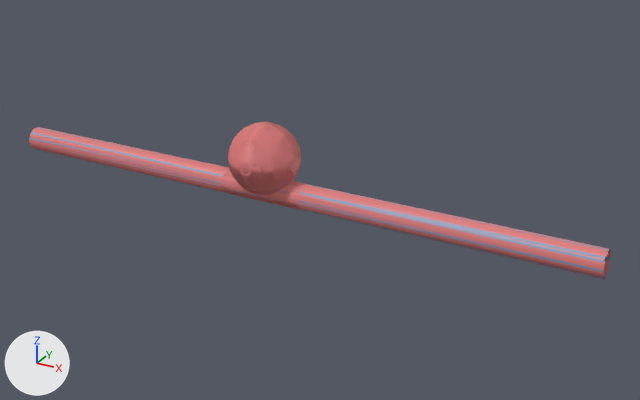
Two versions of the glTF model models/PT-2026-0102.glb, one commit apart.
The view is the same before and after, from a 50 mm lens placed at (1.317, -2.056, 0.93), pointed at (0.171, 0.026, -0.111). Lighting does not change. The marker at lower left points along +X, +Y and +Z. The first picture is the older version.

Script lines for the objects in view, before the commit:
```python
me_geometry_0 = bpy.data.meshes.new('geometry_0')
me_geometry_0.from_pydata(...)  # 20091 vertices, 40000 faces; spans x -0.92..1.0, y -0.11..0.11, z -0.14..0.1
me_geometry_0.materials.append(mat_defaultmaterial)
ob_geometry_0 = bpy.data.objects.new('geometry_0', me_geometry_0)
ob_geometry_0.location = (0.0, 0.0, 0.0)
```
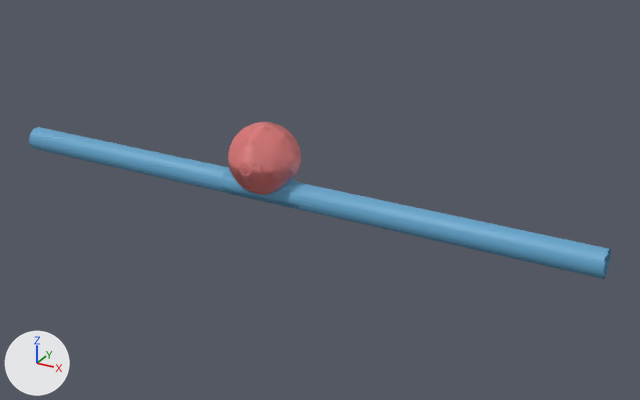
Pixel boxes [x1, y1, x2, y2] of what changed, in the pictures (640 x 400 px):
part 1 of me_geometry_0, recoloured (pink to blue): [29, 127, 611, 279] in both
part 2 of me_geometry_0, recoloured: [261, 160, 301, 195] in both

The edits, one by one:
me_geometry_0 has 20091 vertices, 40000 faces and spans x -0.92..1.0, y -0.11..0.11, z -0.14..0.1.
me_geometry_0 is used by ob_geometry_0; location (0.0, 0.0, 0.0).
me_geometry_0 part 1: 2383 faces centred in x -0.92..1.0, y -0.04..0.04, z -0.14..-0.04 are repainted in the vertex colours; the middle colour goes from pink #dd7a7a to blue #62a4cb.
me_geometry_0 part 2: 5624 faces centred in x -0.09..0.11, y -0.07..0.07, z -0.1..0.07 are repainted in the vertex colours; the middle colour goes from pink #dd7a7a to pink #d37f85.
